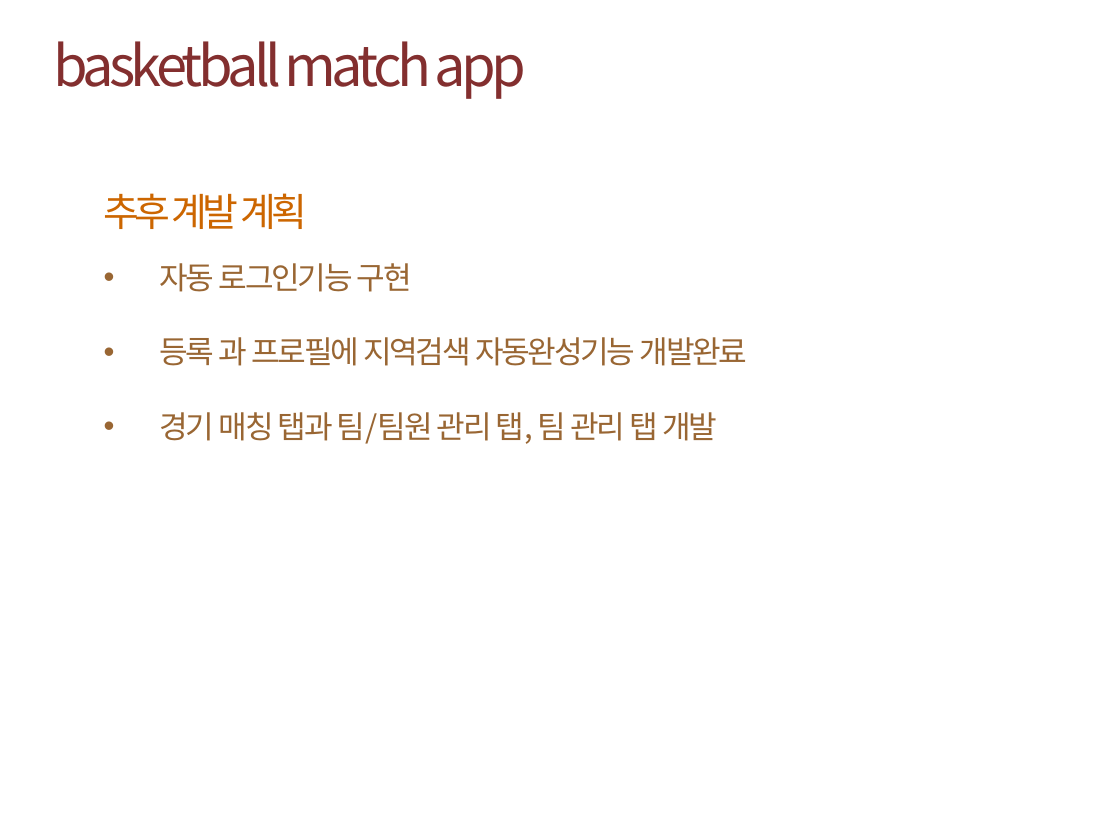
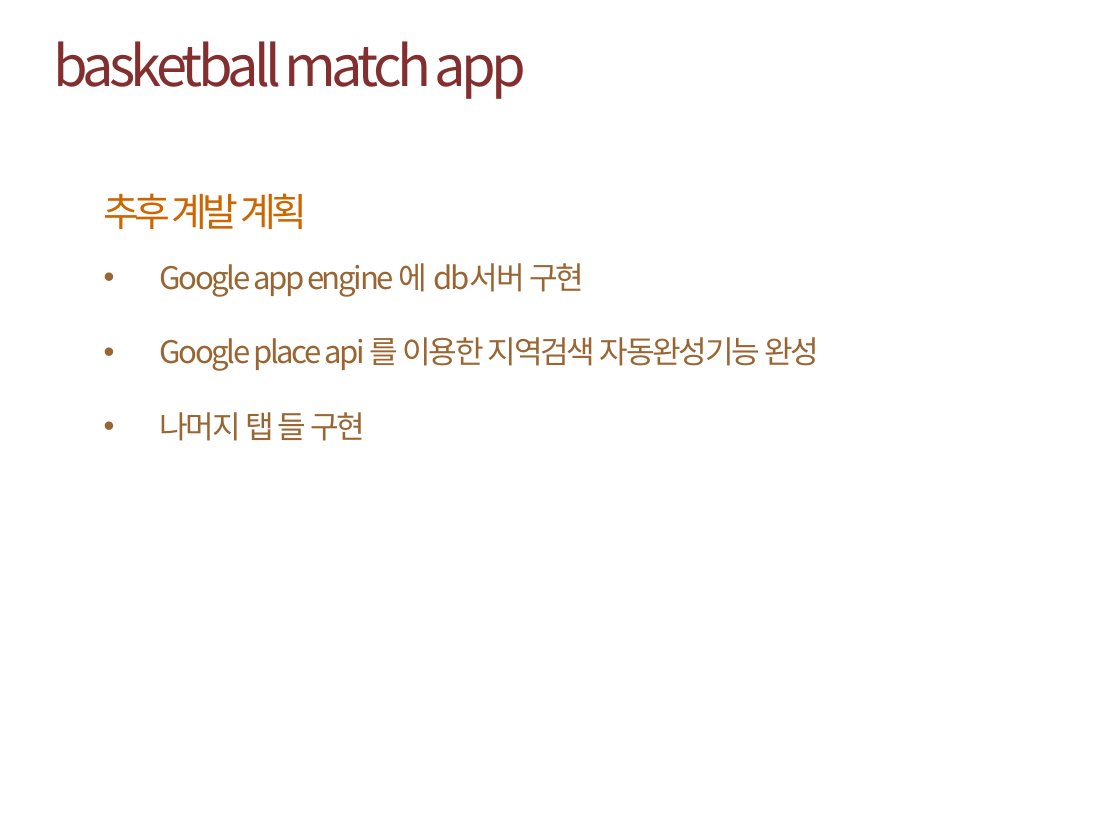
Before and after one commit to kare14/mobile, a slide deck: slide 10 of 모바일 중간보고서 20093296 배판근.pptx (slide 7 before the commit). Drawn at 1120x840 pixels with LibreOffice and Linux fonts; fonts in the diff are those of the drawing; background and template pictures are left out. Boxes give left, top, right and bottom in pixels: in the first picture for what was removed or moved away, otherwise in the second. Text is boxed around its words. In the diff, an @@ line names an element or a change of style, - is before the commit and + after.

```diff
--- a/모바일 중간보고서 20093296 배판근.pptx
+++ b/모바일 중간보고서 20093296 배판근.pptx
@@ text at (x1=160, y1=263, x2=819, y2=441): text changed @@
-• 자동 로그인기능 구현
-• 등록 과 프로필에 지역검색 자동완성기능 개발완료
-• 경기 매칭 탭과 팀/팀원 관리 탭, 팀 관리 탭 개발
+• Google app engine 에 db서버 구현
+• Google place api 를 이용한 지역검색 자동완성기능 완성
+• 나머지 탭 들 구현
```
Also in this commit, not shown: 1 other slide changed, 3 slides added, 22 other files.
